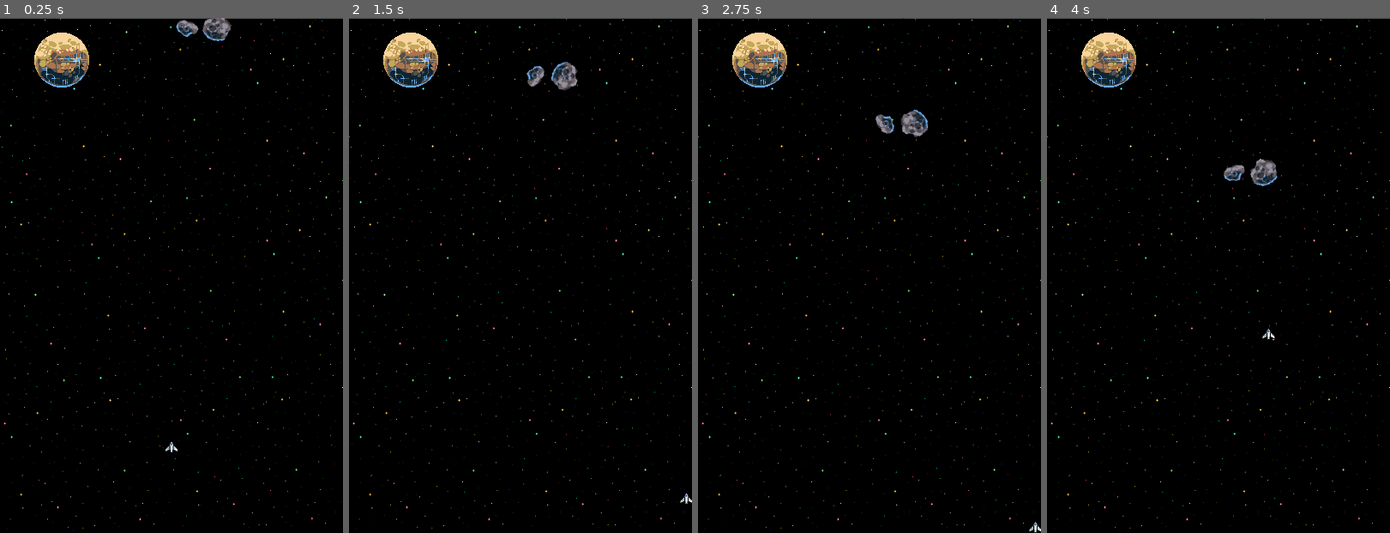
Above: before the commit, frames 1-4 (left to right).
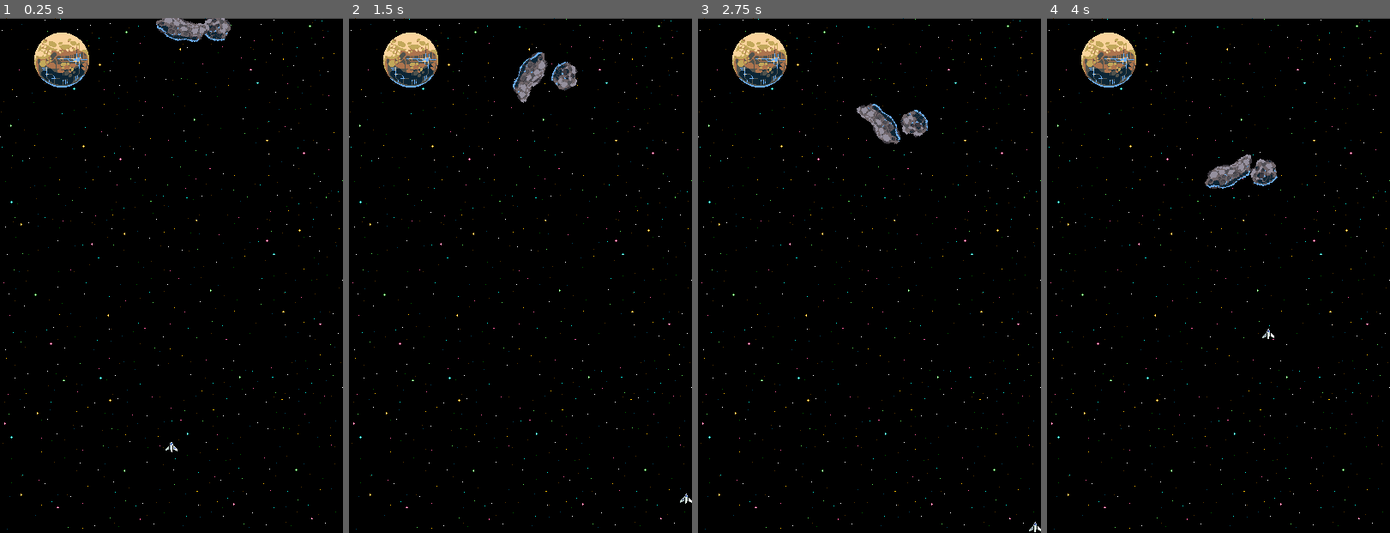
Above: after the commit, the same moments.

Repository: locwa/Policarpio-GAMDES1
Game: Godot game, scene res://scenes/Level/Level.tscn
The game is run twice, just before and just after one commit, with the same random seed, the same clock (stepped at 60 frames per second) and the same inputs.
Inputs:
- Up to frame 1 (0.25 s): no input
- Up to frame 2 (1.5 s): hold D (move_right) 0.53-1.28 s; hold S (move_down) from 1.28 s (still down)
- Up to frame 3 (2.75 s): release S (move_down) at 2.03 s; hold D (move_right) from 2.03 s (still down)
- Up to frame 4 (4 s): release D (move_right) at 2.78 s; hold W (move_up) 2.78-3.53 s; hold A (move_left) from 3.53 s (still down)

The runs differ from the first frame. In frame 1, 1.3% of the frame differs, in the area x 0-100%, y 0-100%; in frame 2, 1.3%; in frame 3, 1.3%; in frame 4, 1.3%.

Commit message:
changed collision for enemies

Diff:
--- a/project.godot
+++ b/project.godot
@@ -46,3 +46,7 @@
 , Object(InputEventKey,"resource_local_to_scene":false,"resource_name":"","device":-1,"window_id":0,"alt_pressed":false …(186 unchanged characters)…
 ]
 }
+
+[rendering]
+
+textures/canvas_textures/default_texture_filter=0
--- a/scenes/Enemies/AsteroidLarge.tscn
+++ b/scenes/Enemies/AsteroidLarge.tscn
@@ -391,20 +391,15 @@
 sources/0 = SubResource("TileSetAtlasSource_c8h5f")
 sources/1 = SubResource("TileSetScenesCollectionSource_8xnem")
 
-[sub_resource type="CapsuleShape2D" id="CapsuleShape2D_uahyv"]
-
-[node name="Asteroid" type="Node2D"]
-
-[node name="CharacterBody2D" type="CharacterBody2D" parent="."]
-
-[node name="Asteroid1" type="TileMap" parent="CharacterBody2D"]
+[node name="Asteroid" type="Area2D"]
+script = ExtResource("2_uahyv")
+
+[node name="Asteroid1" type="TileMap" parent="."]
 tile_set = SubResource("TileSet_8rvra")
 format = 2
 layer_0/tile_data = PackedInt32Array(-1, 196608, 14, 65535, 196608, 15, -65536, 262144, 14, 0, 262144, 15, -2, 131072, 14, 65534, 131072, 15, -65535, 327680, 14, 1, 327680, 15)
-script = ExtResource("2_uahyv")
-
-[node name="Area2D" type="Area2D" parent="CharacterBody2D" groups=["enemy"]]
-
-[node name="CollisionShape2D" type="CollisionShape2D" parent="CharacterBody2D/Area2D"]
-position = Vector2(0, 1)
-shape = SubResource("CapsuleShape2D_uahyv")
+
+[node name="CollisionPolygon2D" type="CollisionPolygon2D" parent="."]
+polygon = PackedVector2Array(-13, -11, 2, -10, 5, -8, 13, -11, 22, -15, 32, -14, 30, -3, 27, -1, 26, 7, 18, 12, 10, 12, 2, 17, -14, 17, -23, 14, -30, 7, -30, 2, -26, 0, -24, -6, -23, -8, -16, -9)
+
+[connection signal="body_entered" from="." to="." method="_on_body_entered"]
--- a/scenes/Enemies/AsteroidMedium.tscn
+++ b/scenes/Enemies/AsteroidMedium.tscn
@@ -391,20 +391,15 @@
 sources/0 = SubResource("TileSetAtlasSource_f35hr")
 sources/1 = SubResource("TileSetScenesCollectionSource_3suc8")
 
-[sub_resource type="CapsuleShape2D" id="CapsuleShape2D_8qkyu"]
-
-[node name="Asteroid" type="Node2D"]
+[node name="Asteroid" type="Area2D"]
 script = ExtResource("1_8qkyu")
 
-[node name="CharacterBody2D" type="CharacterBody2D" parent="."]
-
-[node name="Asteroid1" type="TileMap" parent="CharacterBody2D"]
+[node name="Asteroid1" type="TileMap" parent="."]
 tile_set = SubResource("TileSet_chw08")
 format = 2
 layer_0/tile_data = PackedInt32Array(-1, 0, 14, 65535, 0, 15, -65536, 65536, 14, 0, 65536, 15)
 
-[node name="Area2D" type="Area2D" parent="CharacterBody2D" groups=["enemy"]]
-
-[node name="CollisionShape2D" type="CollisionShape2D" parent="CharacterBody2D/Area2D"]
-position = Vector2(0, 1)
-shape = SubResource("CapsuleShape2D_8qkyu")
+[node name="CollisionPolygon2D" type="CollisionPolygon2D" parent="."]
+polygon = PackedVector2Array(0, -17, 7, -14, 12, -12, 17, -6, 16, -1, 14, 10, 7, 15, -6, 15, -15, 9, -15, -3, -14, -7, -13, -8, -9, -8, -5, -14)
+
+[connection signal="body_entered" from="." to="." method="_on_body_entered"]
--- a/scenes/Enemies/AsteroidSmall.tscn
+++ b/scenes/Enemies/AsteroidSmall.tscn
@@ -391,20 +391,15 @@
 sources/0 = SubResource("TileSetAtlasSource_c8h5f")
 sources/1 = SubResource("TileSetScenesCollectionSource_8xnem")
 
-[sub_resource type="CapsuleShape2D" id="CapsuleShape2D_0t2q8"]
-
-[node name="Asteroid" type="Node2D"]
+[node name="Asteroid" type="Area2D"]
 script = ExtResource("1_0t2q8")
 
-[node name="CharacterBody2D" type="CharacterBody2D" parent="."]
-
-[node name="Asteroid1" type="TileMap" parent="CharacterBody2D"]
+[node name="CollisionPolygon2D" type="CollisionPolygon2D" parent="."]
+polygon = PackedVector2Array(0, -8, 7, -8, 14, -4, 14, 2, 11, 5, 8, 4, 5, 10, -1, 10, -8, 8, -12, 4, -12, -2, -11, -4, -7, -7)
+
+[node name="Asteroid1" type="TileMap" parent="."]
 tile_set = SubResource("TileSet_8rvra")
 format = 2
 layer_0/tile_data = PackedInt32Array(-1, 393216, 14, 65535, 393216, 15, -65536, 458752, 14, 0, 458752, 15)
 
-[node name="Area2D" type="Area2D" parent="CharacterBody2D" groups=["enemy"]]
-
-[node name="CollisionShape2D" type="CollisionShape2D" parent="CharacterBody2D/Area2D"]
-position = Vector2(0, 1)
-shape = SubResource("CapsuleShape2D_0t2q8")
+[connection signal="body_entered" from="." to="." method="_on_body_entered"]
--- a/scenes/Enemies/asteroid.gd
+++ b/scenes/Enemies/asteroid.gd
@@ -1,4 +1,8 @@
-extends Node2D
+extends Area2D
+
+func _on_body_entered(body):
+	print('body entered')
+	print(body)
 
 # Function when the node enters the scenetree for the first time
 func _ready():
Not shown: 1 places in scenes/Enemies/AsteroidLarge.tscn that only renumber resources
Not shown: 1 places in scenes/Enemies/AsteroidMedium.tscn that only renumber resources
Not shown: 1 places in scenes/Enemies/AsteroidSmall.tscn that only renumber resources
Not shown, changed: scenes/Enemies/asteroid.gd.uid
